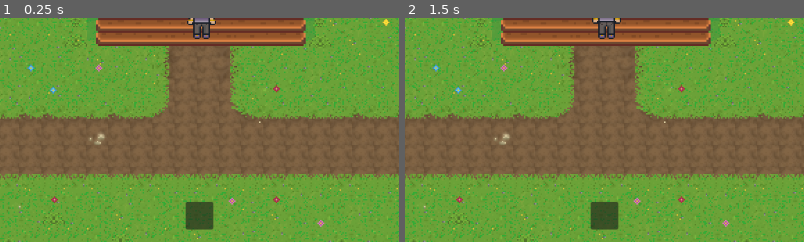
Above: before the commit, frames 1-2 (left to right).
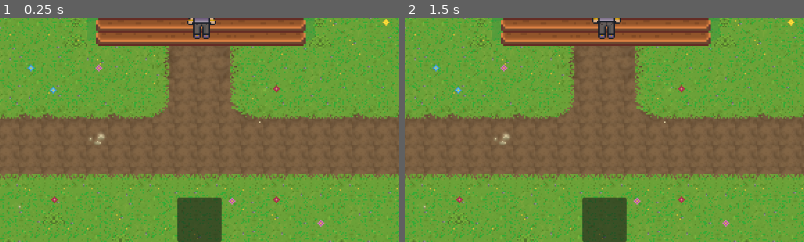
Above: after the commit, the same moments.

Repository: Dnmastr/progeto-teste-top-down
Game: Godot game, scene res://Cenas/mundo.tscn
The game is run twice, just before and just after one commit, with the same random seed, the same clock (stepped at 60 frames per second) and the same inputs.
Inputs (mouse positions are % of the whole screen's width and height, from its top left; square brackets give the same spot before the commit, where the layout moved):
- Up to frame 1 (0.25 s): no input
- Up to frame 2 (1.5 s): click (50, 95) [48, 91] at 0.5 s; click (49, 91) at 1.27 s
The pictures show only the part of the screen within x 25-75%, y 50-100%; the shares and areas given below are measured in that part.

The runs differ from the first frame. In frame 1, 1.4% of the frame differs, in the area x 44-56%, y 79-100%; in frame 2, 1.4%.

Commit message:
inventario

Diff:
--- a/Cenas/InventorySlot.tscn
+++ b/Cenas/InventorySlot.tscn
@@ -3,6 +3,12 @@
 [ext_resource type="Script" uid="uid://xkqv60jfw50h" path="res://Scripts/inventoryslot.gd" id="1_cnibx"]
 
 [node name="TextureButton" type="TextureButton" unique_id=1458962720]
+custom_minimum_size = Vector2(64, 64)
 offset_right = 40.0
 offset_bottom = 40.0
 script = ExtResource("1_cnibx")
+
+[node name="Label" type="Label" parent="." unique_id=695382082]
+layout_mode = 0
+offset_right = 40.0
+offset_bottom = 23.0
--- a/Cenas/InventoryUI.tscn
+++ b/Cenas/InventoryUI.tscn
@@ -11,14 +11,17 @@
 anchor_top = 1.0
 anchor_right = 0.5
 anchor_bottom = 1.0
-offset_left = -20.0
-offset_top = -58.0
-offset_right = 20.0
-offset_bottom = -18.0
+offset_left = -32.0
+offset_top = -64.0
+offset_right = 32.0
 grow_horizontal = 2
 grow_vertical = 0
 
 [node name="GridContainer" type="GridContainer" parent="Panel" unique_id=632766191]
+modulate = Color(1, 0.28627452, 0.19215687, 1)
+self_modulate = Color(1, 0.19607843, 1, 1)
+z_index = 5
+texture_filter = 1
 custom_minimum_size = Vector2(64, 64)
 layout_mode = 0
 offset_right = 64.0
--- a/Scripts/Inventory.gd
+++ b/Scripts/Inventory.gd
@@ -1,27 +1,34 @@
 extends Node
 
-const TAMANHO_MAX := 20
+signal inventory_updated
+
+const TAMANHO_MAX := 10
 var slots: Array = []
 
 func _ready():
 	slots.resize(TAMANHO_MAX)
 
-func adicionar_item(item: ItemData):
+
+func adicionar_item(item: ItemData) -> bool:
 	for i in range(slots.size()):
 		if slots[i] == null:
 			slots[i] = item
+			emit_signal("inventory_updated")
 			return true
+
+	print("Inventário cheio!")
 	return false
 
+
 func usar_item(index: int):
+	if index < 0 or index >= slots.size():
+		return
+
 	var item = slots[index]
 	if item == null:
 		return
 
 	if item.consumivel:
-		print("Usando: ", item.nome)
+		print("Usando:", item.nome)
 		slots[index] = null
-
 		emit_signal("inventory_updated")
-
-signal inventory_updated
--- a/Scripts/inventoryslot.gd
+++ b/Scripts/inventoryslot.gd
@@ -1,13 +1,46 @@
 extends TextureButton
 
+var index: int
+@onready var quantidade_label = $Label
 
-var index: int
-
-func atualizar(item):
-	if item:
+func atualizar(item: ItemData):
+	if item == null:
+		texture_normal = null
+		quantidade_label.text = ""
+	else:
 		texture_normal = item.icone
-	else:
-		texture_normal = null
+		quantidade_label.text = ""  # sem stack por enquanto
 
 func _pressed():
 	Inventory.usar_item(index)
+
+# 🔹 Início do drag
+func _get_drag_data(at_position):
+	var slot = Inventory.slots[index]
+
+	if slot == null or slot.item == null:
+		return
+
+	var preview = TextureRect.new()
+	preview.texture = slot.item.icone
+	preview.custom_minimum_size = Vector2(48, 48)
+
+	set_drag_preview(preview)
+
+	return {
+		"from_index": index
+	}
+
+# 🔹 Pode soltar aqui?
+func _can_drop_data(at_position, data):
+	return data.has("from_index")
+
+# 🔹 Quando soltar
+func _drop_data(at_position, data):
+	var from_index = data["from_index"]
+
+	var temp = Inventory.slots[index]
+	Inventory.slots[index] = Inventory.slots[from_index]
+	Inventory.slots[from_index] = temp
+
+	Inventory.emit_signal("inventory_updated")
--- a/Scripts/inventoryui.gd
+++ b/Scripts/inventoryui.gd
@@ -7,7 +7,7 @@
 	criar_slots()
 	atualizar()
 	Inventory.inventory_updated.connect(atualizar)
-
+	print("Slots criados:", grid.get_child_count())
 
 func criar_slots():
 	for i in range(Inventory.TAMANHO_MAX):
--- a/Scripts/player.gd
+++ b/Scripts/player.gd
@@ -24,3 +24,8 @@
 		animated_sprite.play("idle") # Animação parado
 
 	move_and_slide()
+
+func _input(event):
+	if event.is_action_pressed("ui_accept"): # Enter
+		var item = preload("res://Resources/semente_trigo.tres")
+		Inventory.adicionar_item(item)
